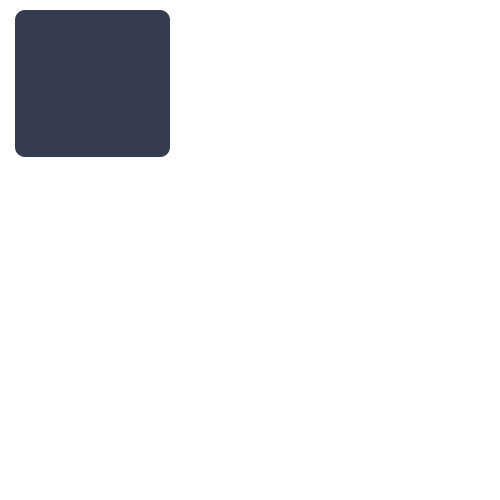
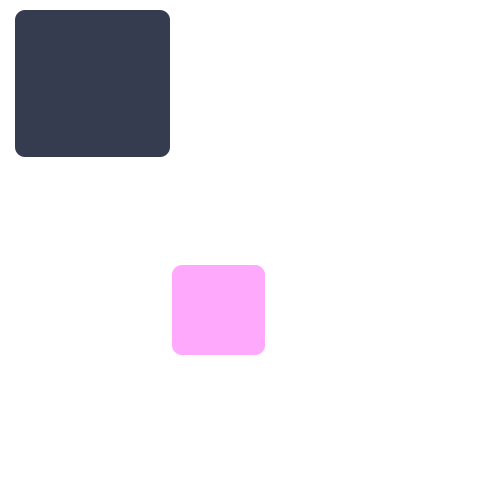
Layers edited between the first and the second 500 x 500 image:
added layer "모서리가 둥근 직사각형 2" above "모서리가 둥근 직사각형 1" over [172, 265, 265, 355]
